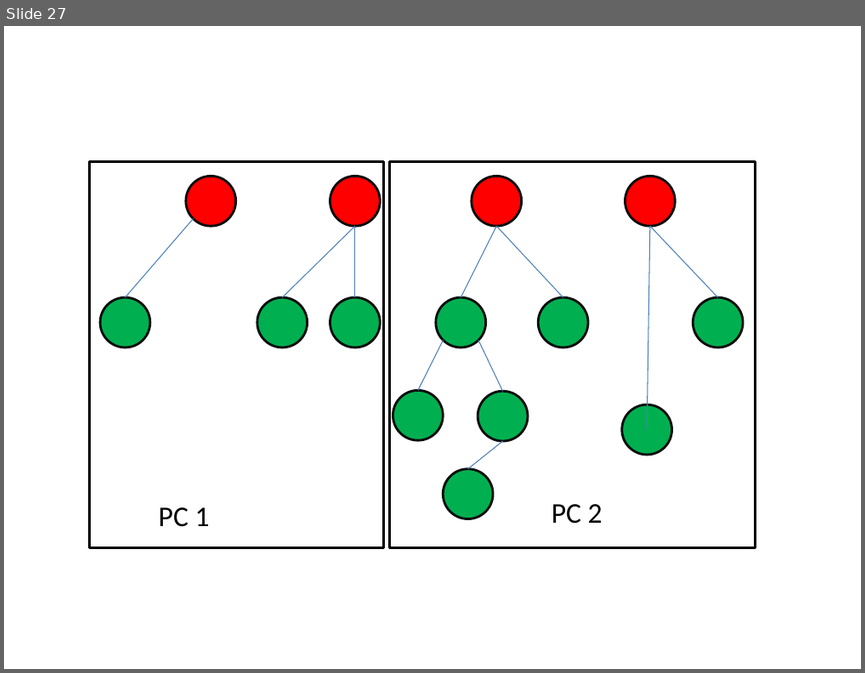
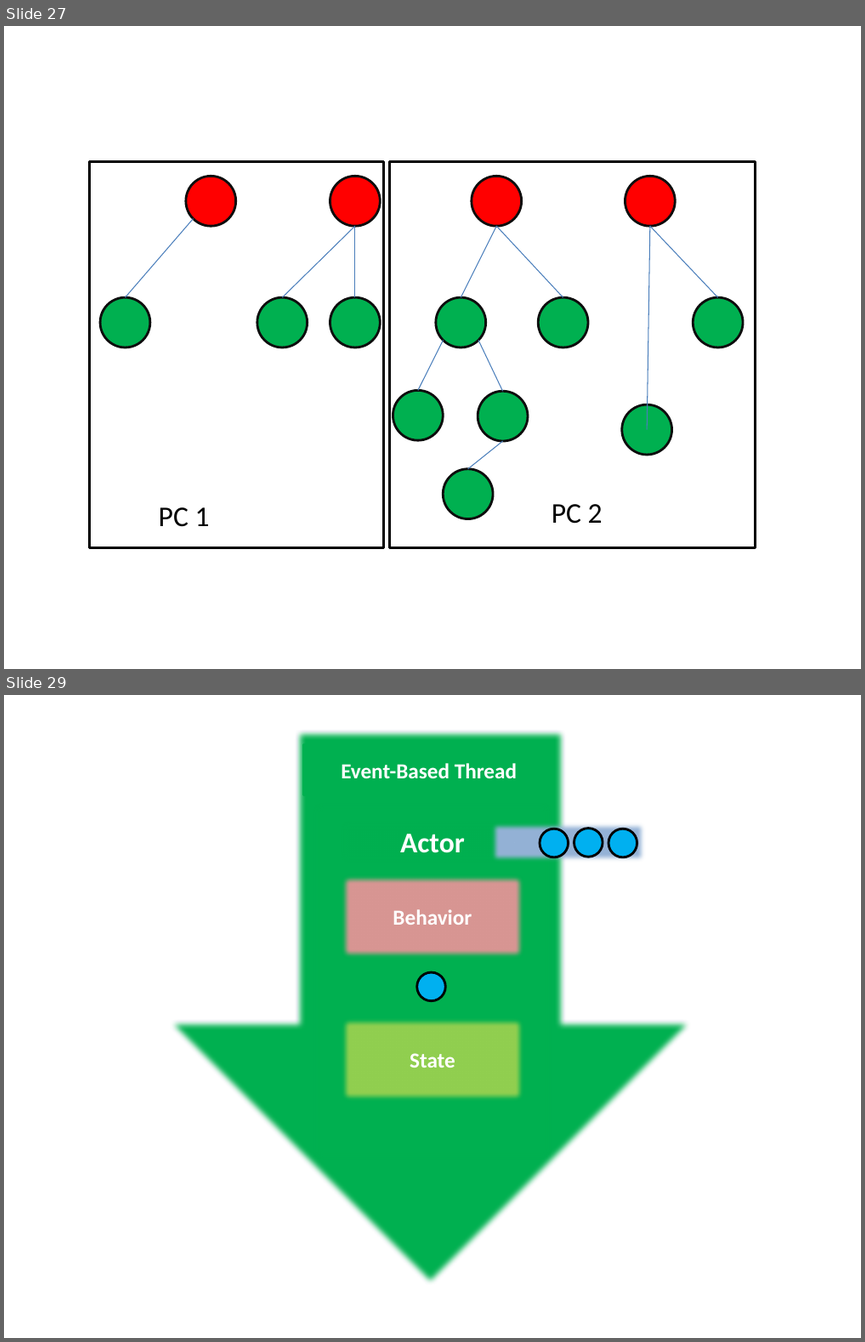
Before and after one commit to agilesteel/Papers, a slide deck: ScalaLecture/source/resources/Graphics.pptx. Shown one above the other, each under a label of ours: slide 27 before the commit, slides 27 and 29 after it; the slides between them are not shown. The pictures are 865x673 and 865x1342 pixels, drawn with LibreOffice and Linux fonts; fonts in the diff are those of the drawing. Boxes give left, top, right and bottom in pixels: in the first picture for what was removed or moved away, otherwise in the second. Text is boxed around its words. In the diff, an @@ line names an element or a change of style, - is before the commit and + after.

```diff
--- a/ScalaLecture/source/resources/Graphics.pptx
+++ b/ScalaLecture/source/resources/Graphics.pptx
@@ slide 29 added at (4,695,861,1338), background #FFFFFF @@
@@ down arrow added at (162,731,698,1288), fill #00B050, outline #3A5F8C 2 pt @@
@@ rectangle added at (304,744,554,794), fill #00B050, outline #00B050 2 pt, 18 pt, text #FFFFFF, bold @@
+Event-Based Thread
@@ rectangle added at (313,802,551,1159), fill #00B050, outline #00B050 2 pt @@
@@ rectangle added at (340,820,526,863), fill #00B050, outline #00B050 2 pt, 24 pt, text #FFFFFF, bold @@
+Actor
@@ rectangle added at (490,821,647,864), fill #95B3D7, outline #8EB4E3 2 pt @@
@@ ellipse added at (540,828,568,857), fill #00B0F0, outline #000000 2 pt @@
@@ ellipse added at (574,828,602,857), fill #00B0F0, outline #000000 2 pt @@
@@ ellipse added at (608,828,636,857), fill #00B0F0, outline #000000 2 pt @@
@@ rectangle added at (340,873,526,959), fill #D99694, outline #3A5F8C 2 pt, 18 pt, text #FFFFFF, bold @@
+Behavior
@@ ellipse added at (417,973,445,1001), fill #00B0F0, outline #000000 2 pt @@
@@ rectangle added at (340,1016,526,1102), fill #92D050, outline #3A5F8C 2 pt, 18 pt, text #FFFFFF, bold @@
+State
```
Also in this commit, not shown: 1 other slide added, 5 other files.
